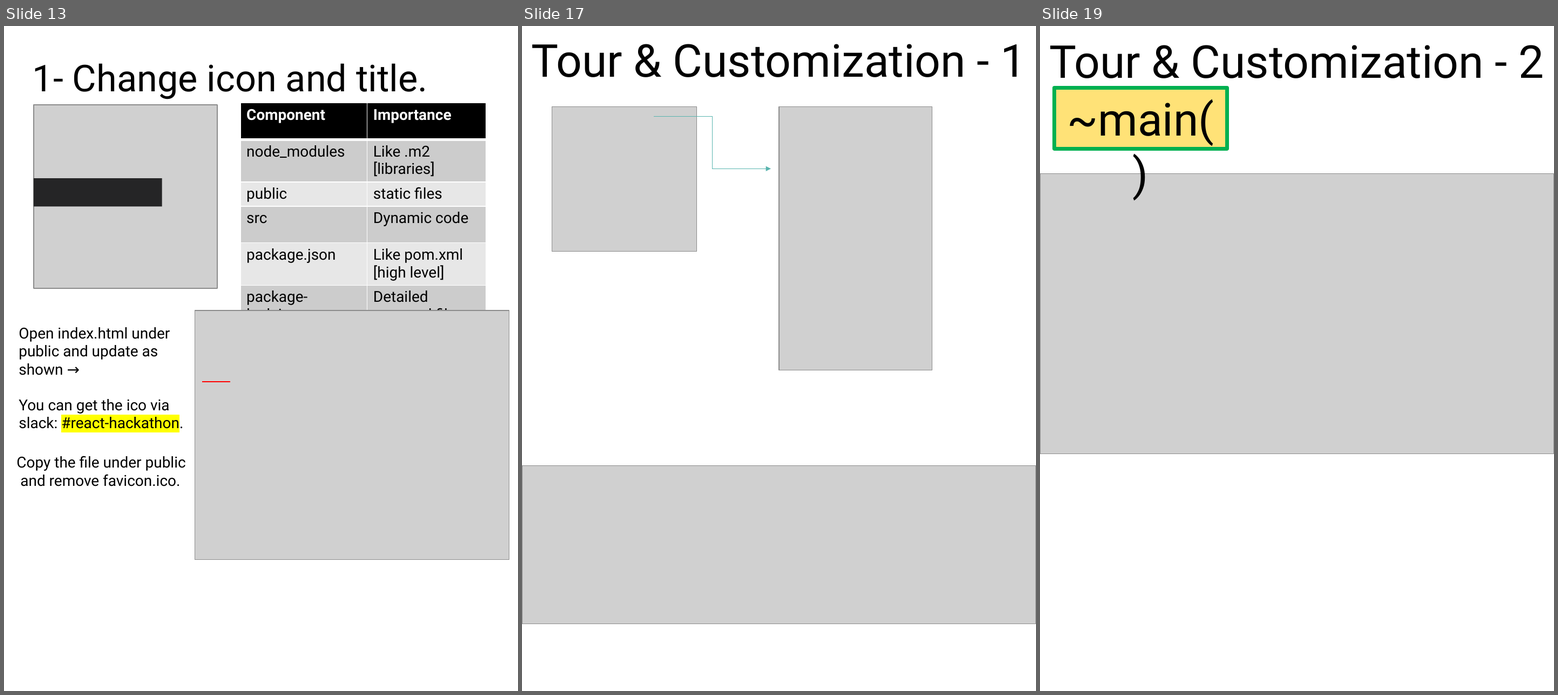
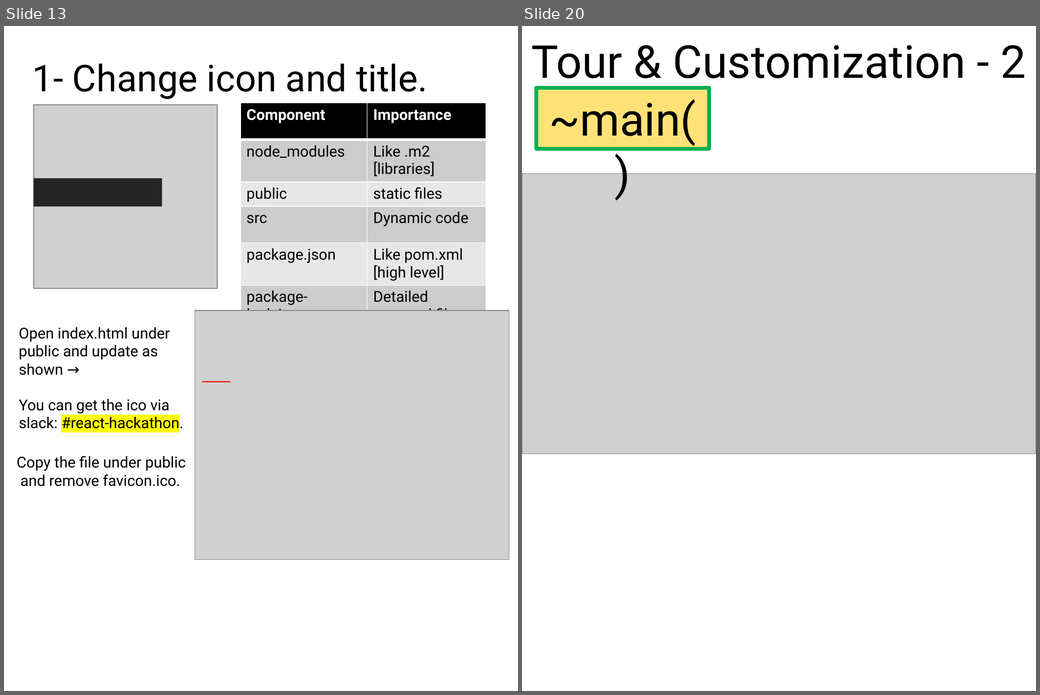
Before and after one commit to scorpion0511/mytracker, a slide deck: doc/React.pptx. Shown side by side, each under a label of ours: slides 13, 17 and 19 before the commit, slides 13 and 20 after it; the slides between them are not shown. The pictures are 1558x695 and 1040x695 pixels, drawn with LibreOffice and Linux fonts; fonts in the diff are those of the drawing; grey boxes stand for pictures. Boxes give left, top, right and bottom in pixels: in the first picture for what was removed or moved away, otherwise in the second. Text is boxed around its words. In the diff, an @@ line names an element or a change of style, - is before the commit and + after.

```diff
--- a/doc/React.pptx
+++ b/doc/React.pptx
@@ slide 17 removed at bbox=[522, 26, 1036, 691], background #FFFFFF @@
@@ text removed at bbox=[531, 44, 1026, 77] @@
-Tour & Customization - 1
@@ picture removed at bbox=[552, 106, 697, 252] @@
@@ picture removed at bbox=[779, 106, 932, 369] @@
@@ elbow arrow removed from (654, 116) to (770, 169) @@
@@ picture removed at bbox=[522, 466, 1036, 624] @@
@@ what was slide 19 is now slide 20 @@
```
Also in this commit, not shown: 3 slides changed, 4 slides added, 3 other slides removed, 16 other files.
